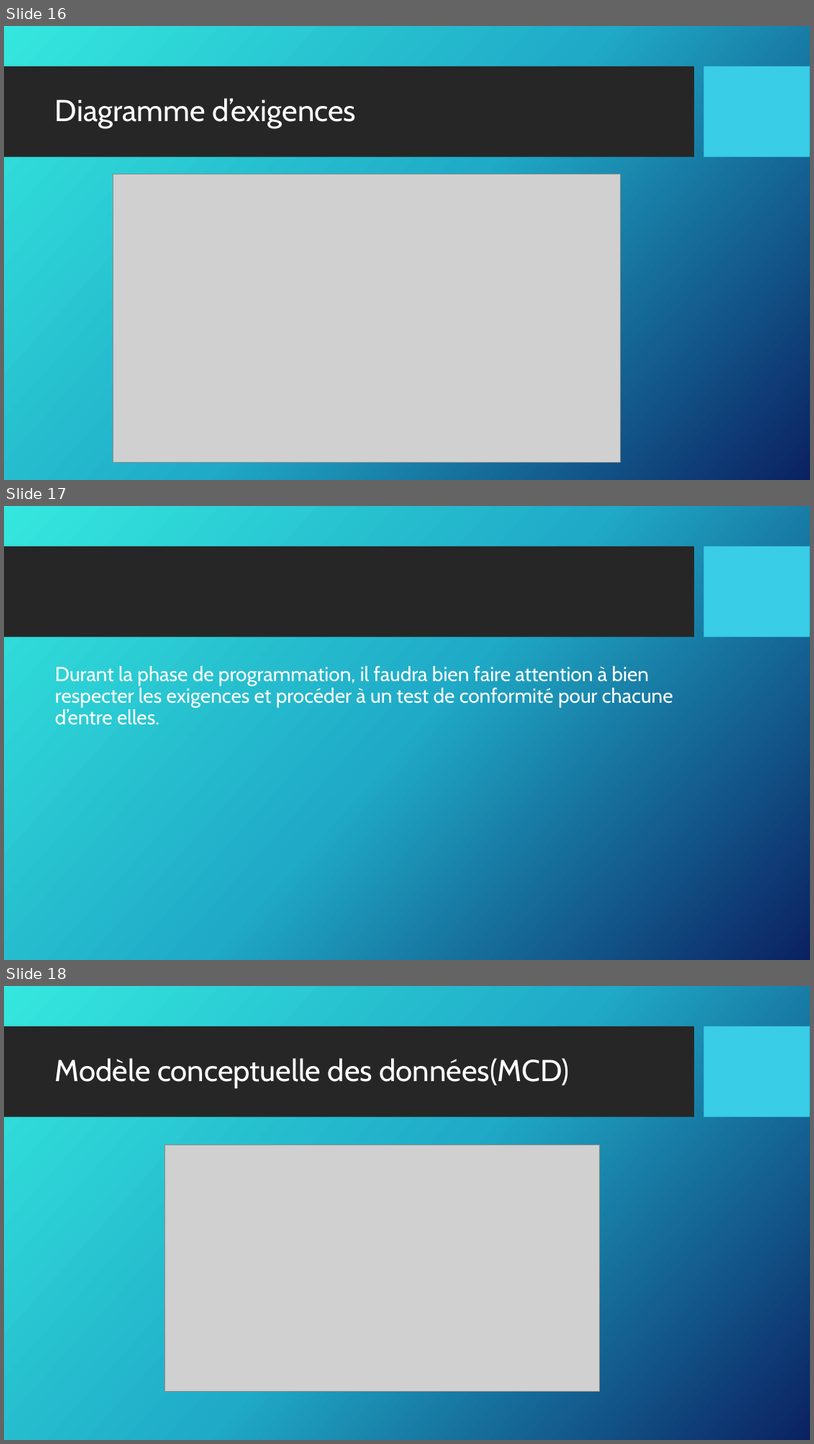
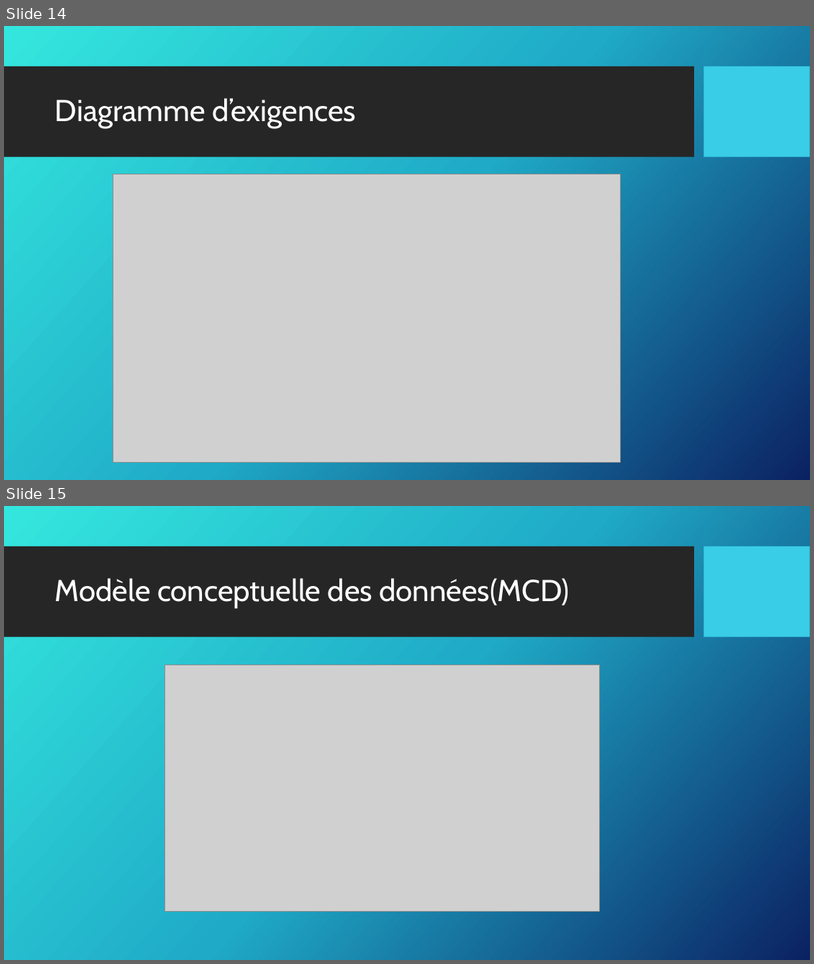
Before and after one commit to vincentsn2/Projet_BTS_Tracking_GPS, a slide deck: Diagramme/Arthur/revueArthurBRICE1.pptx. Shown one above the other, each under a label of ours: slides 16, 17 and 18 before the commit, slides 14 and 15 after it. The pictures are 814x1444 and 814x964 pixels, drawn with LibreOffice and Linux fonts; fonts in the diff are those of the drawing; grey boxes stand for pictures; background and template pictures are left out. Boxes give left, top, right and bottom in pixels: in the first picture for what was removed or moved away, otherwise in the second. Text is boxed around its words. In the diff, an @@ line names an element or a change of style, - is before the commit and + after.

```diff
--- a/Diagramme/Arthur/revueArthurBRICE1.pptx
+++ b/Diagramme/Arthur/revueArthurBRICE1.pptx
@@ slide 17 removed at (4,506,810,960), background picture (left out); not listed: 2 template elements that a slide beside it also shows @@
@@ text removed at (55,666,674,725) @@
-Durant la phase de programmation, il faudra bien faire attention à bien respecter les exigences et procéder à un test de conformité pour chacune d’entre elles.
@@ what was slide 16 is now slide 14 @@
@@ what was slide 18 is now slide 15 @@
```
Also in this commit, not shown: 26 slides changed, 3 slides added, 15 other slides removed.
